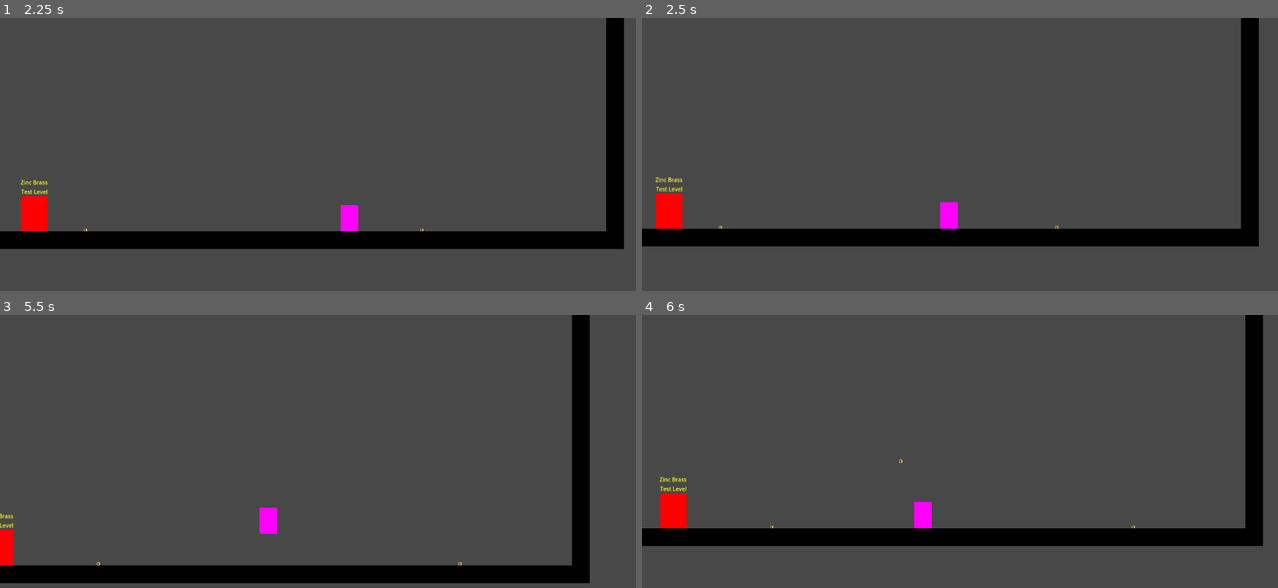
Above: before the commit, frames 1-4 (two rows, left to right).
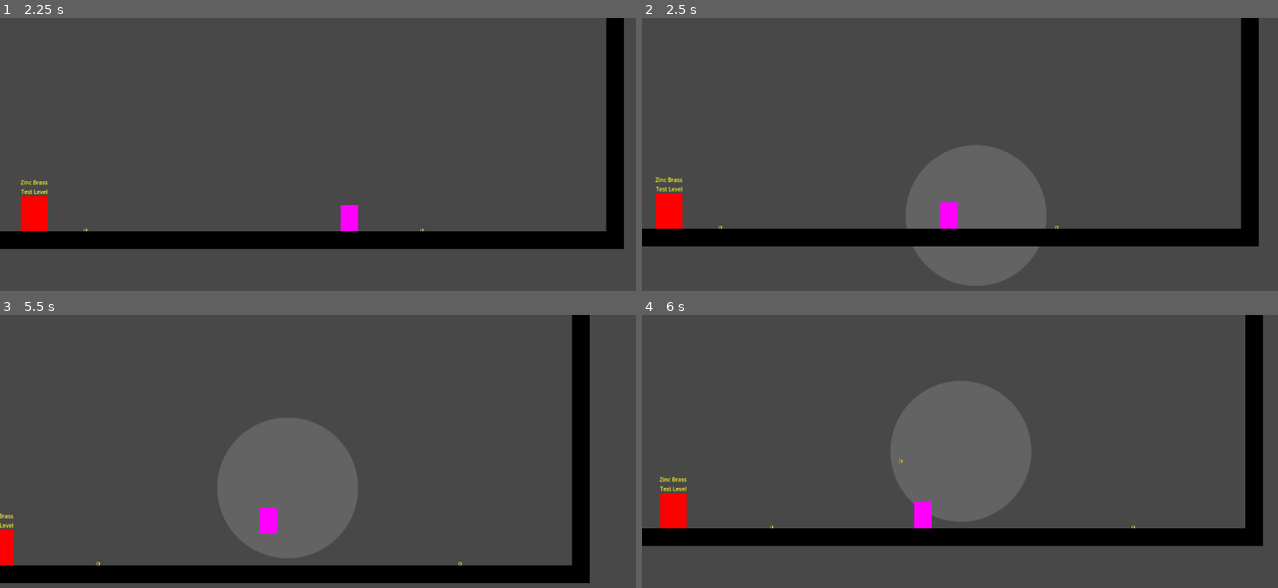
Above: after the commit, the same moments.

Repository: EdwardStanford7/MistbornGame
Game: Godot game, scene res://Levels/main.tscn
Same seed, same stepped clock (60 frames per second), same inputs: the game is played once before the commit and once after it.
Inputs (mouse positions are in pixels of both pictures, inside the frame that each line leads up to):
- Up to frame 1 (2.25 s): tap Enter (enter_loading_zone) at 0.5 s; move the mouse to (457, 179) at 0.52 s; hold D (right) 0.53-2.03 s; tap B (brass) at 0.6 s; tap Space (jump) at 0.77, 1.52 s; click (457, 179) at 0.8 s; move the mouse to (190, 214) at 1.27 s; click (190, 214) at 1.35 s; tap Z (zinc) at 1.55, 2.1 s; move the mouse to (381, 119) at 2.02 s; hold A (left) from 2.03 s (still down)
- Up to frame 2 (2.5 s): keep holding A (left); tap F (bendalloy, bound only after the commit) at 2.3 s
- Up to frame 3 (5.5 s): move the mouse to (286, 566) at 2.77 s; release A (left) at 2.78 s; hold D (right) 2.78-4.28 s; tap F (bendalloy, bound only after the commit) at 2.85, 5.3 s; tap Space (jump) at 3.02, 3.77, 4.52 s; tap B (brass) at 3.05, 3.6 s; move the mouse to (508, 547) at 3.52 s; click (508, 547) at 3.8 s; move the mouse to (127, 440) at 4.27 s; hold A (left) 4.28-5.03 s; tap Shift (iron) at 4.35 s; tap Z (zinc) at 4.55 s; move the mouse to (349, 492) at 5.02 s; hold D (right) from 5.03 s (still down); hold Ctrl (steel) from 5.03 s (still down)
- Up to frame 4 (6 s): move the mouse to (864, 405) at 5.77 s; release D (right) at 5.78 s; release Ctrl (steel) at 5.78 s; hold A (left) from 5.78 s (still down); click (864, 405) at 5.85 s

Frame 1 is identical in both runs. In frame 2, 7.2% of the frame differs, in the area x 41-64%, y 46-98%; in frame 3, 8.6%; in frame 4, 8.7%, in the area x 39-62%, y 24-76%.

Commit message:
organization and bendalloy groundwork

Diff:
--- a/Characters/test_enemy.tscn
+++ b/Characters/enemy.tscn
@@ -1,6 +1,6 @@
 [gd_scene load_steps=4 format=3 uid="uid://bwflfo552mdxe"]
 
-[ext_resource type="Script" path="res://Scripts/test_enemy.gd" id="1_mepjg"]
+[ext_resource type="Script" path="res://Scripts/enemy.gd" id="1_1r1np"]
 
 [sub_resource type="RectangleShape2D" id="RectangleShape2D_55lc7"]
 size = Vector2(32, 48)
@@ -8,13 +8,15 @@
 [sub_resource type="PlaceholderTexture2D" id="PlaceholderTexture2D_fd3r6"]
 size = Vector2(32, 48)
 
-[node name="TestEnemy" type="RigidBody2D" groups=["Enemy"]]
+[node name="Enemy" type="RigidBody2D" groups=["Enemy"]]
 collision_layer = 4
+collision_mask = 17
+mass = 65.0
 continuous_cd = 2
 max_contacts_reported = 10
 lock_rotation = true
-script = ExtResource("1_mepjg")
-move_force = 2000.0
+script = ExtResource("1_1r1np")
+movement_speed = 25
 
 [node name="CollisionShape2D" type="CollisionShape2D" parent="."]
 shape = SubResource("RectangleShape2D_55lc7")
--- a/Characters/player.tscn
+++ b/Characters/player.tscn
@@ -12,6 +12,7 @@
 [node name="Player" type="CharacterBody2D"]
 top_level = true
 collision_layer = 2
+collision_mask = 17
 slide_on_ceiling = false
 script = ExtResource("1_7nm3l")
 friction_coefficient = 0.85
--- a/Characters/stunner_enemy.tscn
+++ b/Characters/stunner_enemy.tscn
@@ -10,16 +10,18 @@
 
 [node name="StunnerEnemy" type="RigidBody2D" groups=["Enemy", "Stunner"]]
 collision_layer = 4
+collision_mask = 17
+mass = 65.0
 continuous_cd = 2
 max_contacts_reported = 10
 lock_rotation = true
 script = ExtResource("1_rykfo")
-move_force = 2000.0
+movement_speed = 25
 
 [node name="CollisionShape2D" type="CollisionShape2D" parent="."]
 shape = SubResource("RectangleShape2D_55lc7")
 
 [node name="Sprite2D" type="Sprite2D" parent="."]
-modulate = Color(0, 0.631373, 0.462745, 1)
+modulate = Color(1.92523e-07, 0.873825, 0.991779, 1)
 light_mask = 4
 texture = SubResource("PlaceholderTexture2D_fd3r6")
--- a/Prefabs/coin.tscn
+++ b/Prefabs/coin.tscn
@@ -8,7 +8,7 @@
 
 [node name="Coin" type="RigidBody2D" groups=["Metal"]]
 collision_layer = 8
-collision_mask = 15
+collision_mask = 31
 mass = 0.03
 continuous_cd = 2
 max_contacts_reported = 10
--- /dev/null
+++ b/Prefabs/speed_bubble.tscn
@@ -0,0 +1,18 @@
+[gd_scene load_steps=4 format=3 uid="uid://b1jcq4owofyft"]
+
+[ext_resource type="Script" path="res://Scripts/speed_bubble.gd" id="1_4s0q0"]
+[ext_resource type="Texture2D" uid="uid://dpkea1h62ws18" path="res://Art/speed_bubble.png" id="2_5x0dl"]
+
+[sub_resource type="CircleShape2D" id="CircleShape2D_8trj6"]
+radius = 128.0
+
+[node name="SpeedBubble" type="Area2D"]
+collision_layer = 16
+collision_mask = 2
+script = ExtResource("1_4s0q0")
+
+[node name="CollisionShape2D" type="CollisionShape2D" parent="."]
+shape = SubResource("CircleShape2D_8trj6")
+
+[node name="Sprite2D" type="Sprite2D" parent="."]
+texture = ExtResource("2_5x0dl")
--- /dev/null
+++ b/Scripts/enemy.gd
@@ -0,0 +1,37 @@
+class_name Enemy
+extends RigidBody2D
+## This value is in meters per second
+@export var movement_speed: int
+
+enum AI_mode{
+	passive,
+	normal,
+	aggressive
+}
+
+var current_AI := AI_mode.normal
+
+# Called every frame. 'delta' is the elapsed time since the previous frame.
+func _physics_process(_delta):
+	match current_AI:
+		AI_mode.passive:
+			passive_AI(_delta)
+		AI_mode.normal:
+			normal_AI(_delta)
+		AI_mode.aggressive:
+			aggressive_AI(_delta)
+
+func passive_AI(delta):
+	self.apply_force(Vector2((randi() % 3 - 1) * (mass * movement_speed / delta) * 1, 0))
+
+func normal_AI(delta):
+	self.apply_force(Vector2((randi() % 3 - 1) * (mass * movement_speed / delta) * 2, 0))
+
+func aggressive_AI(delta):
+	self.apply_force(Vector2((randi() % 3 - 1) * (mass * movement_speed / delta) * 3, 0))
+
+func change_AI_mode(mode: AI_mode):
+	current_AI = mode
+
+func reset_AI():
+	current_AI = AI_mode.normal
--- a/Scripts/metal_plate.gd
+++ b/Scripts/metal_plate.gd
@@ -1,3 +1,4 @@
+class_name MetalPlate
 extends StaticBody2D
 
 @export var mass: float
--- a/Scripts/player.gd
+++ b/Scripts/player.gd
@@ -5,6 +5,7 @@
 signal metal_allomancy_released
 signal zinc_released
 signal brass_released
+signal bendalloy_released
 
 # Progression Abilites
 static var steel_unlocked := false
@@ -48,6 +49,7 @@
 var force_per_frame: Vector2
 var selected_metal
 var tin_active := false
+var bendalloy_active := false
 var is_stunned := false
 var stun_timer := 0
 var has_jump := false
@@ -81,6 +83,8 @@
 		handle_zinc_input()
 	if brass_unlocked:
 		handle_brass_input()
+	if bendalloy_unlocked:
+		handle_bendalloy_input()
 
 	# Other actions
 	handle_loading_zone_input()
@@ -196,6 +200,18 @@
 	elif Input.is_action_just_released("brass"):
 		brass_released.emit()
 
+func handle_bendalloy_input():
+	if Input.is_action_just_pressed("bendalloy"):
+		if bendalloy_active:
+			bendalloy_released.emit()
+			bendalloy_active = false
+		else:
+			var speed_bubble: SpeedBubble = load("res://Prefabs/speed_bubble.tscn").instantiate()
+			speed_bubble.position = self.position
+			bendalloy_released.connect(speed_bubble.destroy)
+			get_tree().root.get_child(0).add_child(speed_bubble)
+			bendalloy_active = true
+
 # Helpers
 func compute_physics(delta):
 	handle_gravity()
--- a/Scripts/scene_transition.gd
+++ b/Scripts/scene_transition.gd
@@ -1,3 +1,4 @@
+class_name SceneTransition
 extends Area2D
 
 @export var scene_to_load: String
--- /dev/null
+++ b/Scripts/speed_bubble.gd
@@ -0,0 +1,13 @@
+class_name SpeedBubble
+extends Area2D
+
+func _ready():
+	self.body_exited.connect(self.on_body_exit)
+
+func on_body_exit(body):
+	if body is Player:
+		body.bendalloy_active = false
+		self.queue_free()
+
+func destroy():
+	self.queue_free()
--- a/Scripts/stunner_enemy.gd
+++ b/Scripts/stunner_enemy.gd
@@ -1,42 +1,19 @@
-extends RigidBody2D
+class_name StunnerEnemy
+extends Enemy
 
 signal stun_player
 
-@export var move_force: float
+func passive_AI(delta):
+	self.apply_force(Vector2((randi() % 3 - 1) * (mass * movement_speed / delta) * 1, 0))
 
-enum AI_mode{
-	passive,
-	normal,
-	aggressive
-}
-
-var current_AI := AI_mode.normal
-
-# Called every frame. 'delta' is the elapsed time since the previous frame.
-func _physics_process(_delta):
-	match current_AI:
-		AI_mode.passive:
-			passive_AI()
-		AI_mode.normal:
-			normal_AI()
-		AI_mode.aggressive:
-			aggressive_AI()
-
-func passive_AI():
-	pass # Simple test, enemy will do nothing in this state
-
-func normal_AI():
-	self.apply_force(Vector2((randi() % 3 - 1) * move_force, 0))
+func normal_AI(delta):
+	self.apply_force(Vector2((randi() % 3 - 1) * (mass * movement_speed / delta) * 2, 0))
 	if randi() % 1000 == 0:
+		print("stunned")
 		stun_player.emit()
 
-func aggressive_AI():
-	self.apply_force(Vector2((randi() % 3 - 1) * move_force * 3, 0))
+func aggressive_AI(delta):
+	self.apply_force(Vector2((randi() % 3 - 1) * (mass * movement_speed / delta) * 3, 0))
 	if randi() % 300 == 0:
+		print("stunned")
 		stun_player.emit()
-
-func change_AI_mode(mode: AI_mode):
-	current_AI = mode
-
-func reset_AI():
-	current_AI = AI_mode.normal
--- a/Scripts/test_enemy.gd
+++ /dev/null
@@ -1,36 +0,0 @@
-extends RigidBody2D
-
-@export var move_force: float
-
-enum AI_mode{
-	passive,
-	normal,
-	aggressive
-}
-
-var current_AI := AI_mode.normal
-
-# Called every frame. 'delta' is the elapsed time since the previous frame.
-func _physics_process(_delta):
-	match current_AI:
-		AI_mode.passive:
-			passive_AI()
-		AI_mode.normal:
-			normal_AI()
-		AI_mode.aggressive:
-			aggressive_AI()
-
-func passive_AI():
-	pass # Simple test, enemy will do nothing in this state
-
-func normal_AI():
-	self.apply_force(Vector2((randi() % 3 - 1) * move_force, 0))
-
-func aggressive_AI():
-	self.apply_force(Vector2((randi() % 3 - 1) * move_force * 3, 0))
-
-func change_AI_mode(mode: AI_mode):
-	current_AI = mode
-
-func reset_AI():
-	current_AI = AI_mode.normal
--- a/project.godot
+++ b/project.godot
@@ -77,6 +77,11 @@
 "events": [Object(InputEventKey,"resource_local_to_scene":false,"resource_name":"","device":-1,"window_id":0,"alt_pressed":false,"shift_pressed":false,"ctrl_pressed":false,"meta_pressed":false,"pressed":false,"keycode":0,"physical_keycode":66,"key_label":0,"unicode":98,"echo":false,"script":null)
 ]
 }
+bendalloy={
+"deadzone": 0.5,
+"events": [Object(InputEventKey,"resource_local_to_scene":false,"resource_name":"","device":-1,"window_id":0,"alt_pressed":false,"shift_pressed":false,"ctrl_pressed":false,"meta_pressed":false,"pressed":false,"keycode":0,"physical_keycode":70,"key_label":0,"unicode":102,"echo":false,"script":null)
+]
+}
 
 [layer_names]
 
@@ -84,6 +89,8 @@
 2d_physics/layer_2="Player"
 2d_physics/layer_3="Enemy"
 2d_physics/layer_4="Coin"
+2d_physics/layer_5="Temporal"
+2d_physics/layer_9="Layer 9"
 
 [rendering]
 
Binary file added: Art/speed_bubble.png
Not shown, added: Art/speed_bubble.png.import
